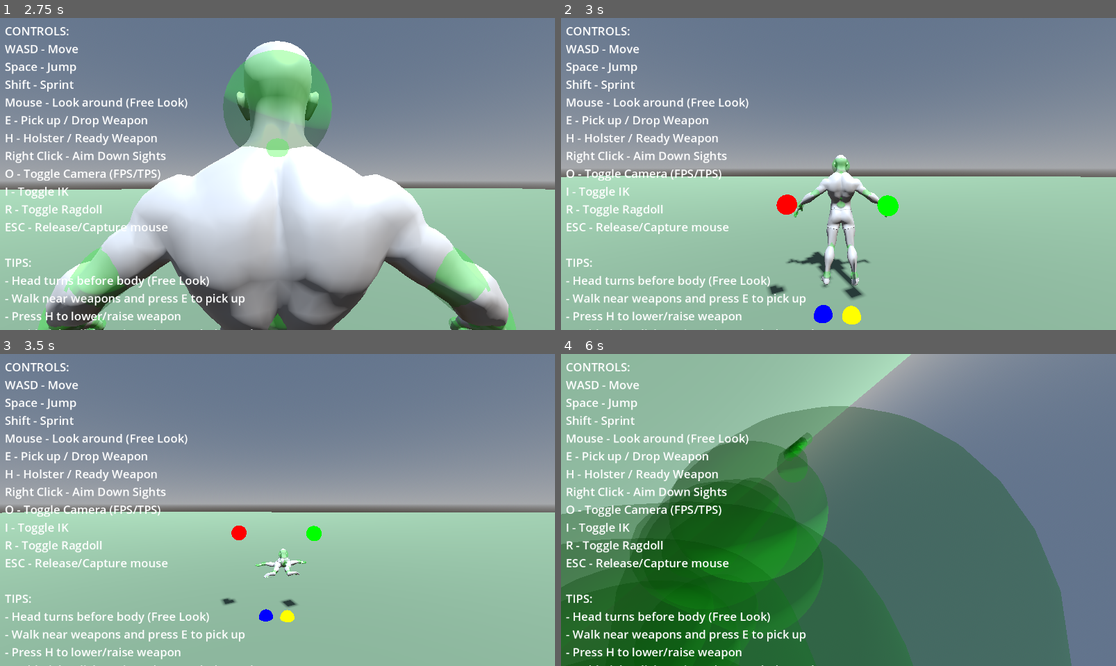
Above: before the commit, frames 1-4 (two rows, left to right).
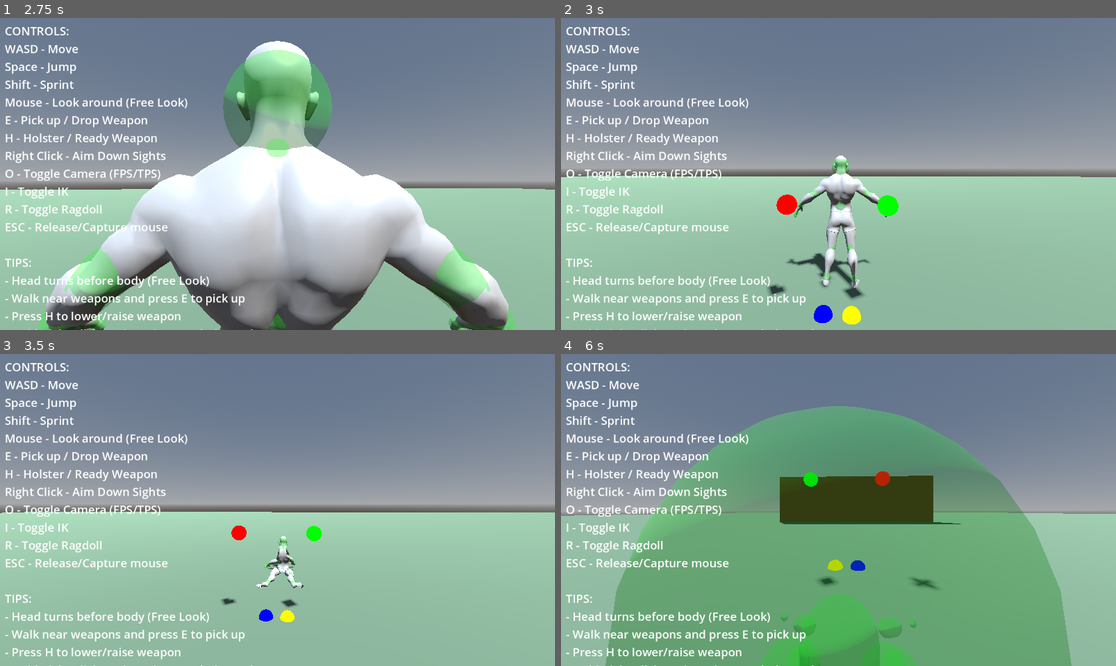
Above: after the commit, the same moments.

Repository: lmf-git/fpsikanimragdoll
Game: Godot game, scene res://world.tscn
Same seed, same stepped clock (60 frames per second), same inputs: the game is played once before the commit and once after it.
Inputs (mouse positions are in pixels of both pictures, inside the frame that each line leads up to):
- Up to frame 1 (2.75 s): tap Enter at 0.5 s; move the mouse to (305, 174) at 0.52 s; hold Shift (sprint) 0.53-1.28 s; hold W (move_forward) from 0.53 s (still down); click (305, 174) at 0.67 s; tap Space (jump) at 0.77, 1.52 s; move the mouse to (249, 174) at 1.27 s; tap O (toggle_camera) at 1.35 s; move the mouse to (288, 167) at 2.02 s; hold I (toggle_ik) from 2.03 s (still down)
- Up to frame 2 (3 s): keep holding W (move_forward); move the mouse to (832, 180) at 2.77 s; release I (toggle_ik) at 2.78 s; tap R (toggle_ragdoll) at 2.85 s; click (832, 180) at 2.92 s
- Up to frame 3 (3.5 s): keep holding W (move_forward); tap Space (jump) at 3.02 s
- Up to frame 4 (6 s): move the mouse to (877, 513) at 3.52 s; tap E at 3.6 s; tap Space (jump) at 3.77, 4.52, 5.75 s; move the mouse to (794, 506) at 4.27 s; tap H at 4.35 s; move the mouse to (844, 510) at 5.02 s; hold Shift (sprint) 5.03-5.78 s; click (844, 510) at 5.17 s; move the mouse to (816, 503) at 5.77 s; release W (move_forward) at 5.78 s; hold D (move_right) from 5.78 s (still down); tap O (toggle_camera) at 5.85 s

Frame 1 is identical in both runs. In frame 2, 0.8% of the frame differs, in the area x 41-58%, y 43-87%; in frame 3, 0.5%; in frame 4, 86%, in the area x 0-100%, y 0-100%.

Commit message:
Prevent ragdoll torso/head/neck spinning with mass and axis locks
Changes to eliminate body spinning during ragdoll:

1. Increased mass for core bones to act as anchor:
   - Torso (Hips/Spine/Chest/Upper_Chest): 1.0 → 10.0 kg
   - Head: 1.0 → 5.0 kg
   - Neck: 1.0 → 3.0 kg
   - Limbs remain at 1.0 kg

2. Extreme angular damping for locked bones:
   - Torso/head/neck/shoulders/legs: 1.0 → 5.0 angular damping
   - Linear damping: 1.0 → 2.0
   - This heavily resists any rotational forces

3. Axis locks to completely prevent rotation:
   - Added axis_lock_angular_x/y/z = true for:
     - Hips, Spine, Chest, Upper_Chest, Neck, Head
   - These bones now cannot rotate on ANY axis
   - Combined with 0° joint limits for absolute rigidity

This triple-layer approach (mass + damping + locks) should
completely eliminate torso/body spinning issues.

Diff:
--- a/character_controller.gd
+++ b/character_controller.gd
@@ -467,17 +467,32 @@
 			physical_bone.set("joint_constraints/relaxation", 1.0)
 
 		# Physics properties - add damping to resist all motion
-		physical_bone.mass = 1.0
+		# Make torso/head MUCH heavier to act as anchor and resist spinning
+		if bone_suffix in ["Hips", "Spine", "Chest", "Upper_Chest"]:
+			physical_bone.mass = 10.0  # Very heavy torso to prevent spinning
+		elif bone_suffix in ["Head"]:
+			physical_bone.mass = 5.0  # Heavy head to prevent spinning
+		elif bone_suffix in ["Neck"]:
+			physical_bone.mass = 3.0  # Heavy neck to prevent spinning
+		else:
+			physical_bone.mass = 1.0  # Normal mass for limbs
+
 		physical_bone.friction = 1.0  # Maximum friction
 		physical_bone.bounce = 0.0
 
 		# Apply extreme damping for upper body and legs to prevent any rotation
 		if bone_suffix in ["Hips", "Spine", "Chest", "Upper_Chest", "Neck", "Head", "Shoulder", "L_Shoulder", "R_Shoulder", "Upper_Arm", "L_Upper_Arm", "R_Upper_Arm", "Upper_Leg", "L_Upper_Leg", "R_Upper_Leg", "Foot", "L_Foot", "R_Foot"]:
-			physical_bone.linear_damp = 1.0  # Maximum resistance to movement
-			physical_bone.angular_damp = 1.0  # Maximum resistance to rotation
+			physical_bone.linear_damp = 2.0  # Extreme resistance to movement
+			physical_bone.angular_damp = 5.0  # Extreme resistance to rotation (prevents spinning)
 		else:
 			physical_bone.linear_damp = 0.8  # Strong resistance to linear movement
 			physical_bone.angular_damp = 0.99  # Extremely heavy resistance to rotation
+
+		# Lock rotation axes for torso/head/neck to completely prevent spinning
+		if bone_suffix in ["Hips", "Spine", "Chest", "Upper_Chest", "Neck", "Head"]:
+			physical_bone.axis_lock_angular_x = true
+			physical_bone.axis_lock_angular_y = true
+			physical_bone.axis_lock_angular_z = true
 
 		# CRITICAL: Set collision layers and masks for proper physics
 		physical_bone.collision_layer = 2  # Layer 2 for ragdoll parts
